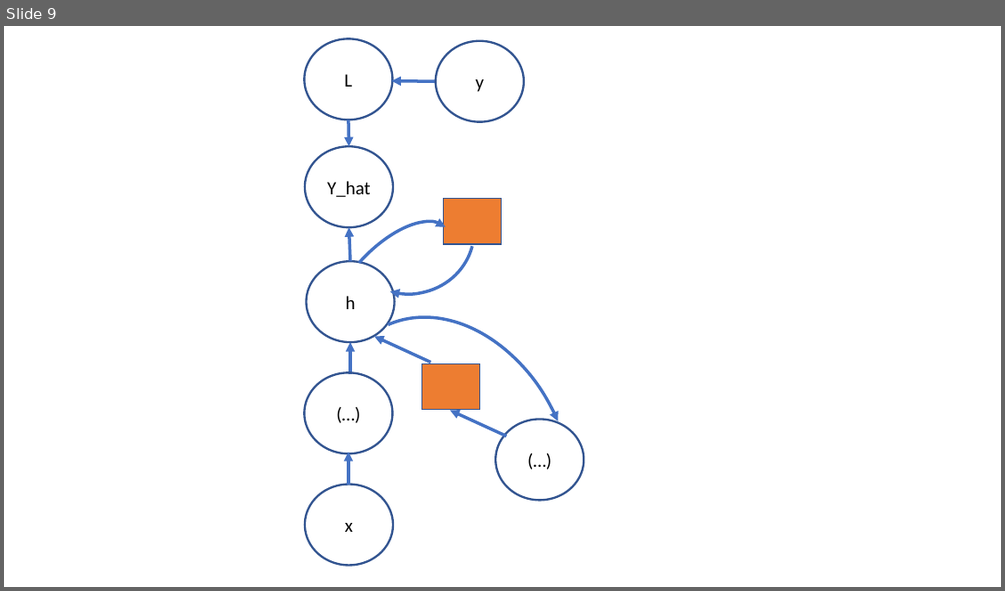
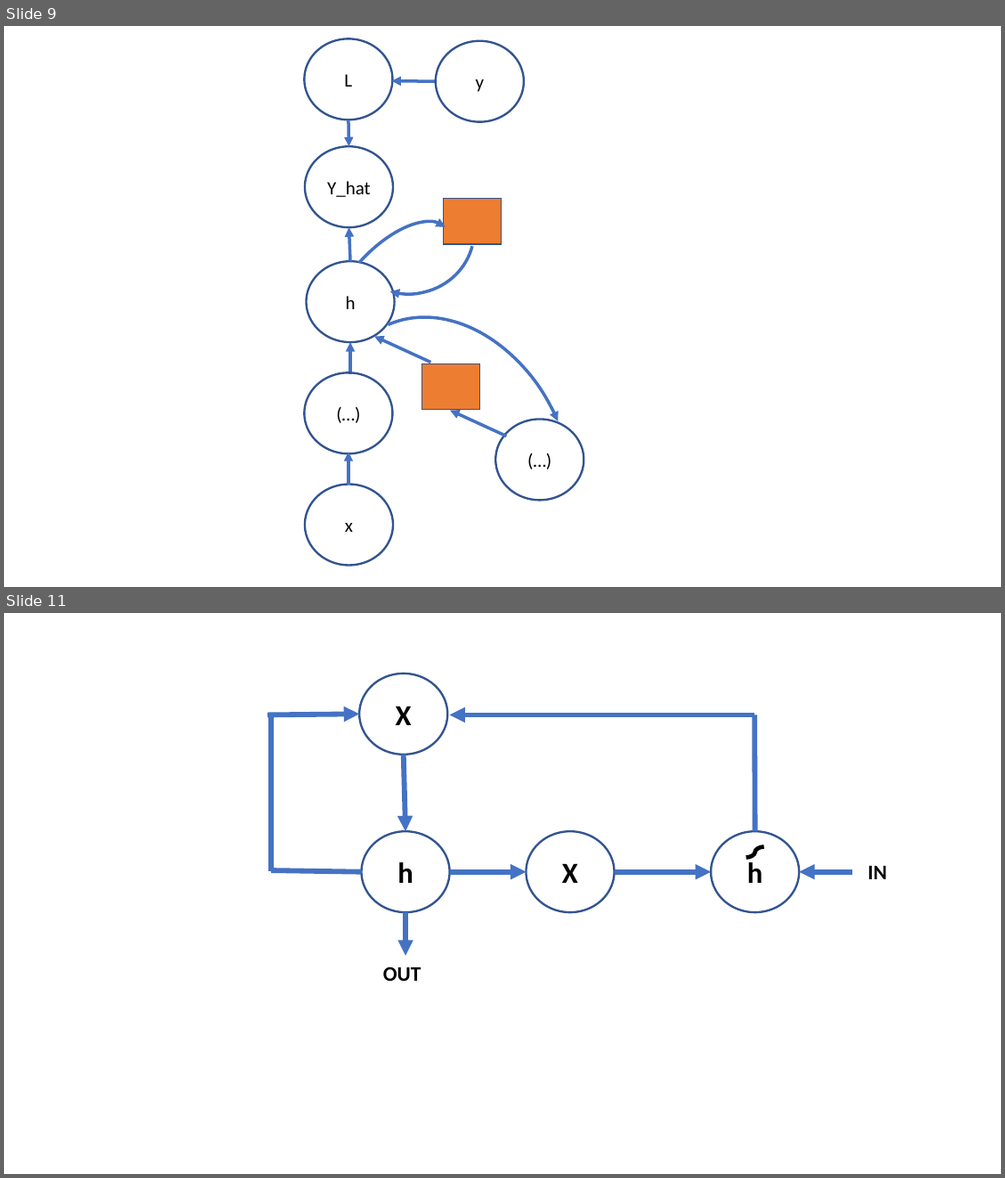
Before and after one commit to StephenElston/MachineLearning530, a slide deck: Lesson5/img/Recurrent-Figures.pptx. Shown one above the other, each under a label of ours: slide 9 before the commit, slides 9 and 11 after it; the slides between them are not shown. The pictures are 1005x591 and 1005x1178 pixels, drawn with LibreOffice and Linux fonts; fonts in the diff are those of the drawing. Boxes give left, top, right and bottom in pixels: in the first picture for what was removed or moved away, otherwise in the second. Text is boxed around its words. In the diff, an @@ line names an element or a change of style, - is before the commit and + after.

```diff
--- a/Lesson5/img/Recurrent-Figures.pptx
+++ b/Lesson5/img/Recurrent-Figures.pptx
@@ slide 11 added at bbox=[4, 613, 1001, 1174], background #FFFFFF @@
@@ ellipse added at bbox=[359, 674, 447, 755], outline #325491 2 pt, 28 pt, text #000000, bold @@
+X
@@ arrow added from (267, 714) to (359, 714), #4472C4 5 pt @@
@@ line added from (271, 714) to (271, 871), #4472C4 5 pt @@
@@ arrow added from (755, 714) to (450, 714), #4472C4 5 pt @@
@@ line added from (755, 714) to (755, 831), #4472C4 5 pt @@
@@ arrow added from (404, 755) to (405, 831), #4472C4 5 pt @@
@@ ellipse added at bbox=[362, 831, 450, 912], outline #325491 2 pt, 28 pt, text #000000, bold @@
+h
@@ ellipse added at bbox=[526, 831, 615, 912], outline #325491 2 pt, 28 pt, text #000000, bold @@
+X
@@ ellipse added at bbox=[711, 831, 799, 912], outline #325491 2 pt, 28 pt, text #000000, bold @@
+h
@@ curved line added from (745, 858) to (764, 847), #000000 4 pt @@
@@ line added from (362, 872) to (271, 870), #4472C4 5 pt @@
@@ arrow added from (450, 872) to (526, 872), #4472C4 5 pt @@
@@ arrow added from (615, 872) to (711, 872), #4472C4 5 pt @@
@@ arrow added from (852, 872) to (799, 872), #4472C4 5 pt @@
@@ text added at bbox=[867, 866, 887, 879], 20 pt, text #000000, bold @@
+IN
@@ arrow added from (405, 912) to (405, 956), #4472C4 5 pt @@
@@ text added at bbox=[383, 966, 421, 981], 20 pt, text #000000, bold @@
+OUT
```
Also in this commit, not shown: 1 slide changed, 1 other slide added.
